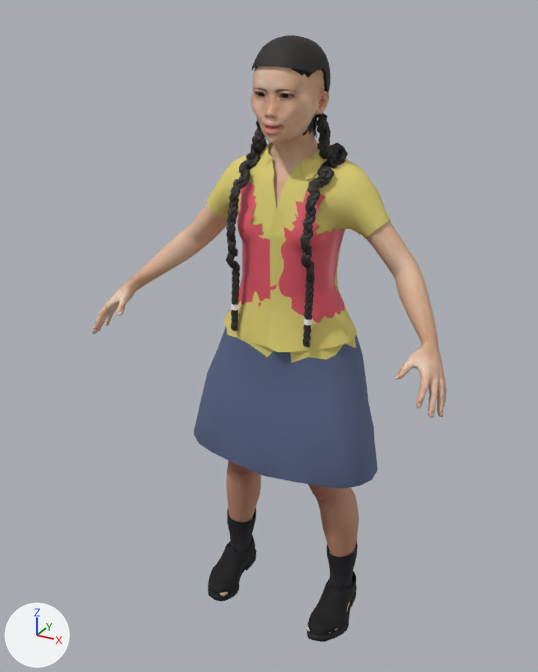
Renders of the glTF model johansson-town/assets/characters/thuan/thuan.glb from each side of a commit.
Rendered twice from a camera (50 mm lens) standing at (0.86, -1.72, 1.704) and looking at (-0.039, -0.085, 0.887). Lighting does not change. The marker at lower left points along +X, +Y and +Z. The picture after the commit comes second. Vertices at exactly the same position are counted once.

The first picture shows 'Thuan.Body', 'Thuan.BraidL', 'Thuan.BraidR', 'Thuan.HairCap', 'Thuan.Swimsuit', 'Thuan.female_elegantsuit01', 'Thuan.shoes03' and 2 more.
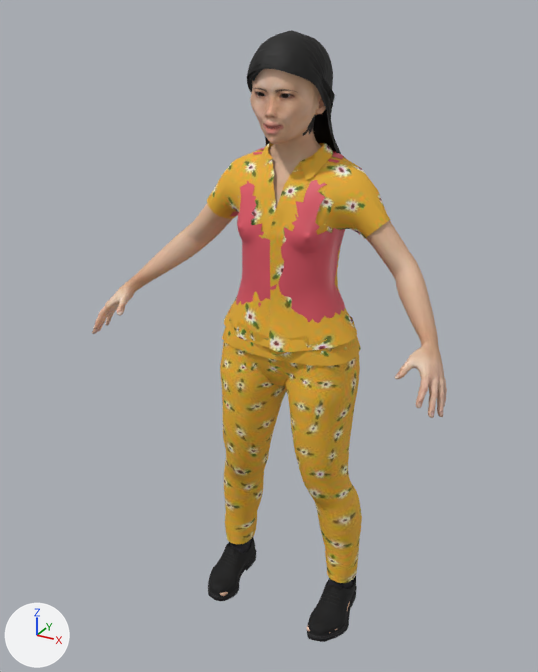
Location of each change, [x1, y1, x2, y2] in pixels of the pictures (538 x 672 px; the box of a moved part takes in the faces that stretch with it):
'Thuan.female_elegantsuit01', surface changed, reshaped (yellow to orange, 7% narrower, 35% shorter): before [194, 143, 390, 488]; after [207, 143, 390, 366]
'Thuan.Trousers', added (brown): after [220, 307, 362, 583]
'Thuan.Hair', added: after [247, 30, 341, 154]
'Thuan.BraidL', deleted: before [300, 113, 348, 347]
    faces in mat_thuan_braid (black #292422): [300, 113, 348, 347]
'Thuan.HairCap', deleted (black): before [252, 35, 330, 138]
'Thuan.BraidR', deleted: before [226, 119, 267, 331]
    faces in mat_thuan_braid (black #292422): [226, 119, 267, 331]
part 1 of me_base_001, deleted (brown): before [226, 460, 261, 522]
part 2 of me_base_001, deleted (brown): before [308, 484, 359, 557]
part 3 of me_base_001, moved or reshaped: before [252, 74, 315, 144]; after [252, 80, 316, 144]
part 4 of me_female_elegantsuit01, cut back: before [194, 327, 378, 488]; after [222, 327, 361, 366]
part 5 of me_female_elegantsuit01, recoloured: [268, 352, 291, 363] in both

The change, as a list of edits to the scene's bpy script:
```text
Add img_thuan:
    img_thuan = load_image('Thuan', '_unpacked/Thuan', 512, 512, 'sRGB')
Add img_thuan_002:
    img_thuan_002 = load_image('Thuan.002', '_unpacked/Thuan.002', 512, 512, 'sRGB')
Change mat_thuan_top:
    remove mat_thuan_top.base_color = (0.74, 0.63, 0.17)  # yellow #dfd073
    add mat_thuan_top.texture = img_thuan
    mat_thuan_top.roughness: 0.75 -> 0.8
Add mat_thuan_trousers:
    mat_thuan_trousers = principled_material('Thuan.Trousers')
    mat_thuan_trousers.texture = img_thuan_002
    mat_thuan_trousers.roughness = 0.8
Change me_base_001:
    used by ob_thuan_body; location = (0.0, 0.0, 0.0)
    remove me_base_001.from_pydata(...)  # 9647 vertices, 19014 faces; spans x -0.499..0.499, y -0.313..0.056, z 0.175..1.64
    add me_base_001.from_pydata(...)  # 8862 vertices, 17528 faces; spans x -0.499..0.499, y -0.313..0.056, z 0.87..1.64
    me_base_001 part 1: the loose piece of 393 vertices spanning x -0.222..-0.035, y -0.146..0.039, z 0.175..0.707 is deleted
    me_base_001 part 2: the loose piece of 392 vertices spanning x 0.035..0.222, y -0.146..0.039, z 0.175..0.707 is deleted
    me_base_001 part 3: 620 vertices moved from x -0.08..0.08, y -0.152..-0.083, z 1.408..1.551 to x -0.081..0.081, y -0.151..-0.083, z 1.408..1.551; 203 vertices removed from x -0.05..0.05, y -0.15..-0.086, z 1.434..1.528; 203 vertices added at x -0.048..0.048, y -0.15..-0.086, z 1.434..1.527
Change me_female_elegantsuit01:
    used by ob_thuan_female_elegantsuit01; location = (0.0, 0.0, 0.0)
    remove me_female_elegantsuit01.from_pydata(...)  # 721 vertices, 1221 faces; spans x -0.287..0.287, y -0.189..0.117, z 0.506..1.399
    add me_female_elegantsuit01.from_pydata(...)  # 635 vertices, 1036 faces; spans x -0.26..0.259, y -0.175..0.103, z 0.858..1.399
    me_female_elegantsuit01 part 4
    132 vertices are removed from x -0.287..0.287, y -0.189..0.117, z 0.506..0.847
    252 faces are deleted
    1 vertex moves within x 0.065, y -0.153, z 0.858
    46 vertices are added at x -0.198..0.198, y -0.158..0.103, z 0.858
    67 new faces join them
    me_female_elegantsuit01 part 5: 1 face spanning x -0.003..0.065, y -0.158..-0.148, z 0.858..0.935 switches from mat_thuan_skirt (blue #596586) to mat_thuan_top (picture img_thuan)
    remove me_female_elegantsuit01.materials.append(mat_thuan_skirt)  # blue #596586
Add me_thuan_trousers:
    me_thuan_trousers.from_pydata(...)  # 1363 vertices, 2644 faces; spans x -0.23..0.23, y -0.163..0.111, z 0.113..0.941
    me_thuan_trousers.materials.append(mat_thuan_trousers)  # picture img_thuan_002
Add me_thuan_hair:
    me_thuan_hair.from_pydata(...)  # 4401 vertices, 8646 faces; spans x -0.109..0.109, y -0.156..0.094, z 0.978..1.657
    me_thuan_hair.materials.append(mat_thuan_hair)  # picture img_thuan_001
Remove ob_thuan_braidl:
    ob_thuan_braidl = bpy.data.objects.new('Thuan.BraidL', me_thuan_braidl)
    ob_thuan_braidl.location = (0.0, 0.0, 0.0)
Remove ob_thuan_braidr:
    ob_thuan_braidr = bpy.data.objects.new('Thuan.BraidR', me_thuan_braidr)
    ob_thuan_braidr.location = (0.0, 0.0, 0.0)
Remove ob_thuan_haircap:
    ob_thuan_haircap = bpy.data.objects.new('Thuan.HairCap', me_thuan_haircap)
    ob_thuan_haircap.location = (0.0, 0.0, 0.0)
Add ob_thuan_trousers:
    ob_thuan_trousers = bpy.data.objects.new('Thuan.Trousers', me_thuan_trousers)
    ob_thuan_trousers.location = (0.0, 0.0, 0.0)
Add ob_thuan_hair:
    ob_thuan_hair = bpy.data.objects.new('Thuan.Hair', me_thuan_hair)
    ob_thuan_hair.location = (0.0, 0.0, 0.0)
```
